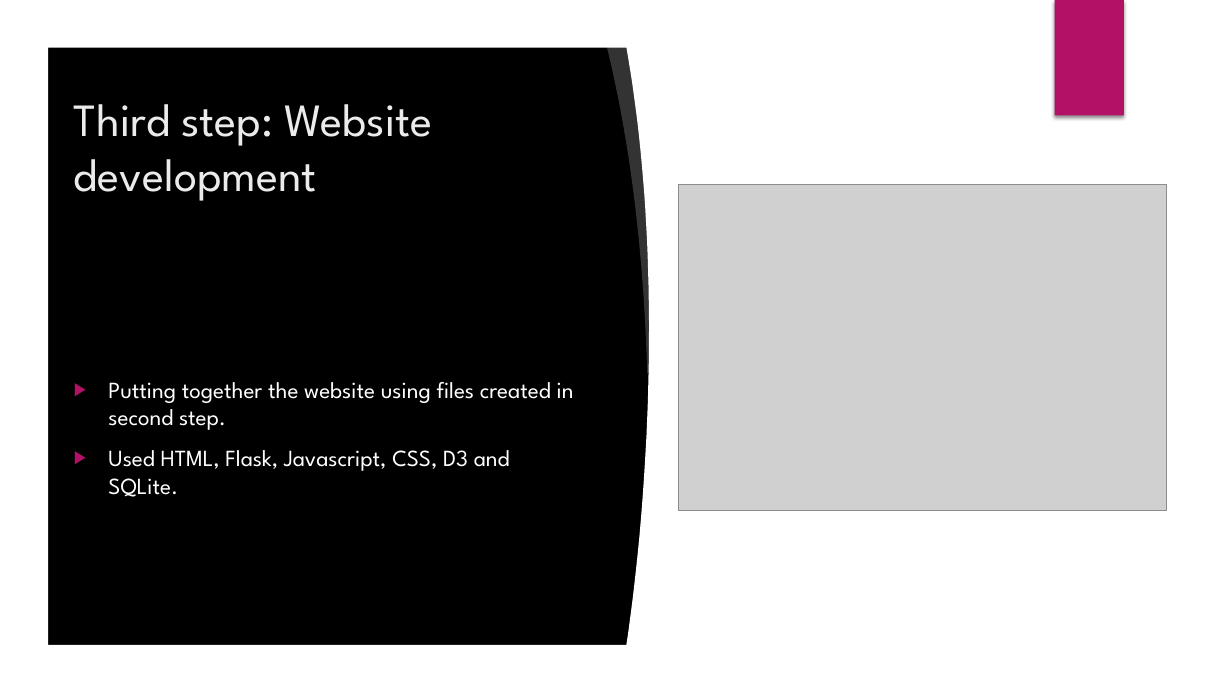
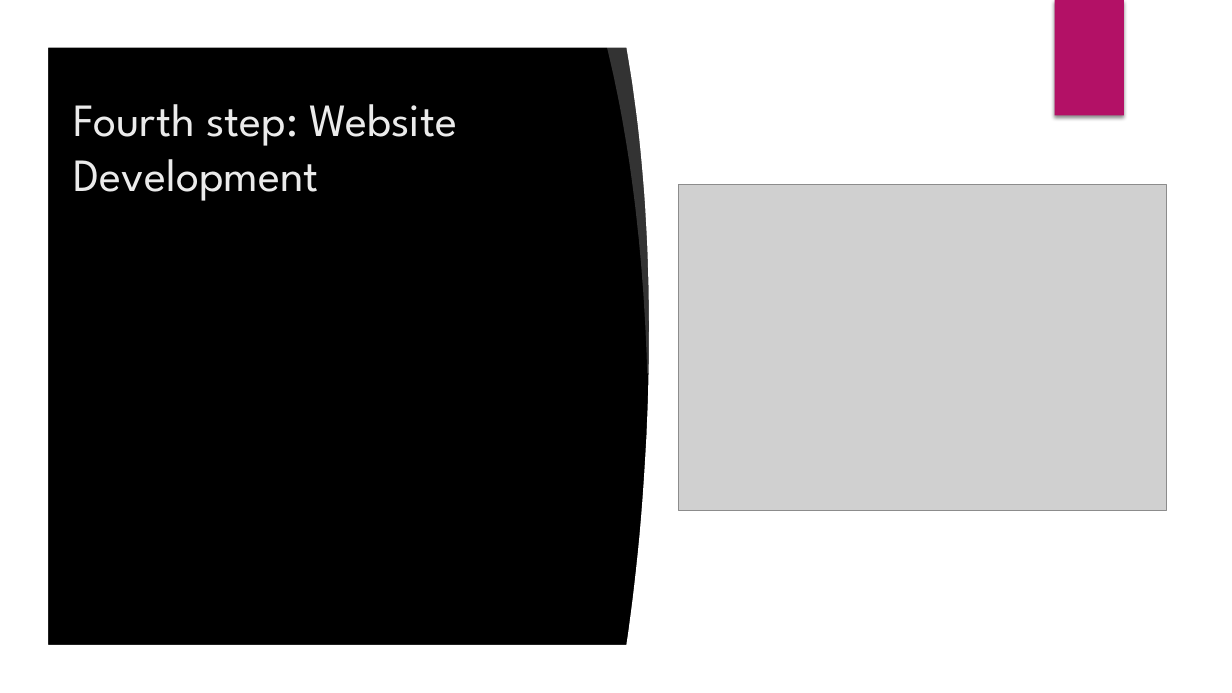
Before and after one commit to ariadne27/3M_Group_Project, a slide deck: slide 9 of Wine App.pptx (slide 7 before the commit). Drawn at 1232x693 pixels with LibreOffice and Linux fonts; fonts in the diff are those of the drawing; grey boxes stand for pictures; background and template pictures are left out. Boxes give left, top, right and bottom in pixels: in the first picture for what was removed or moved away, otherwise in the second. Text is boxed around its words. In the diff, an @@ line names an element or a change of style, - is before the commit and + after.

```diff
--- a/Wine App.pptx
+++ b/Wine App.pptx
@@ title at [74,104,457,201]: text changed @@
-Third step: Website development
+Fourth step: Website Development
@@ text removed at [108,382,574,497] @@
-▶ Putting together the website using files created in second step.
-▶ Used HTML, Flask, Javascript, CSS, D3 and SQLite.
```
Also in this commit, not shown: 1 other slide changed, 4 slides added, 4 other files.
